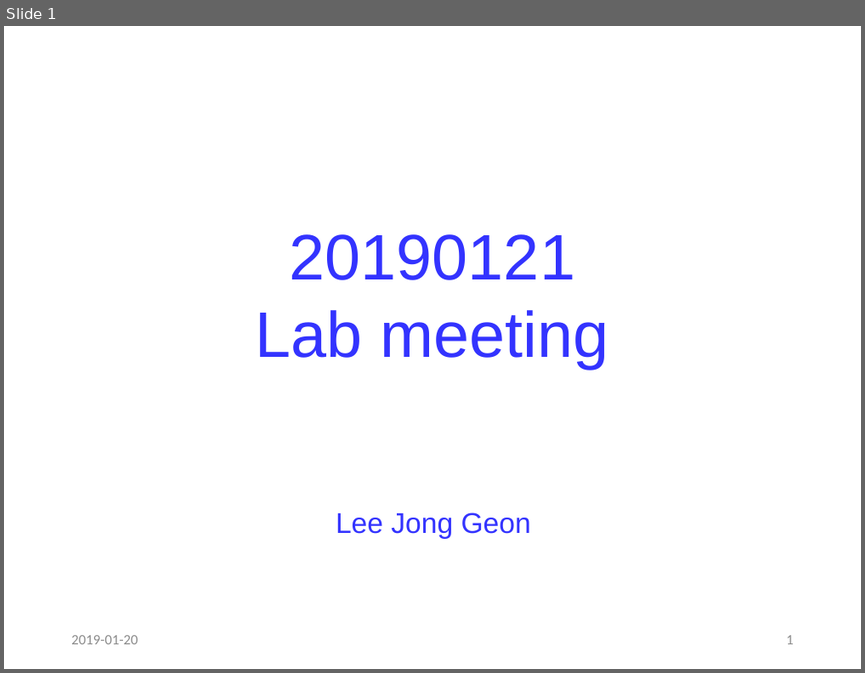
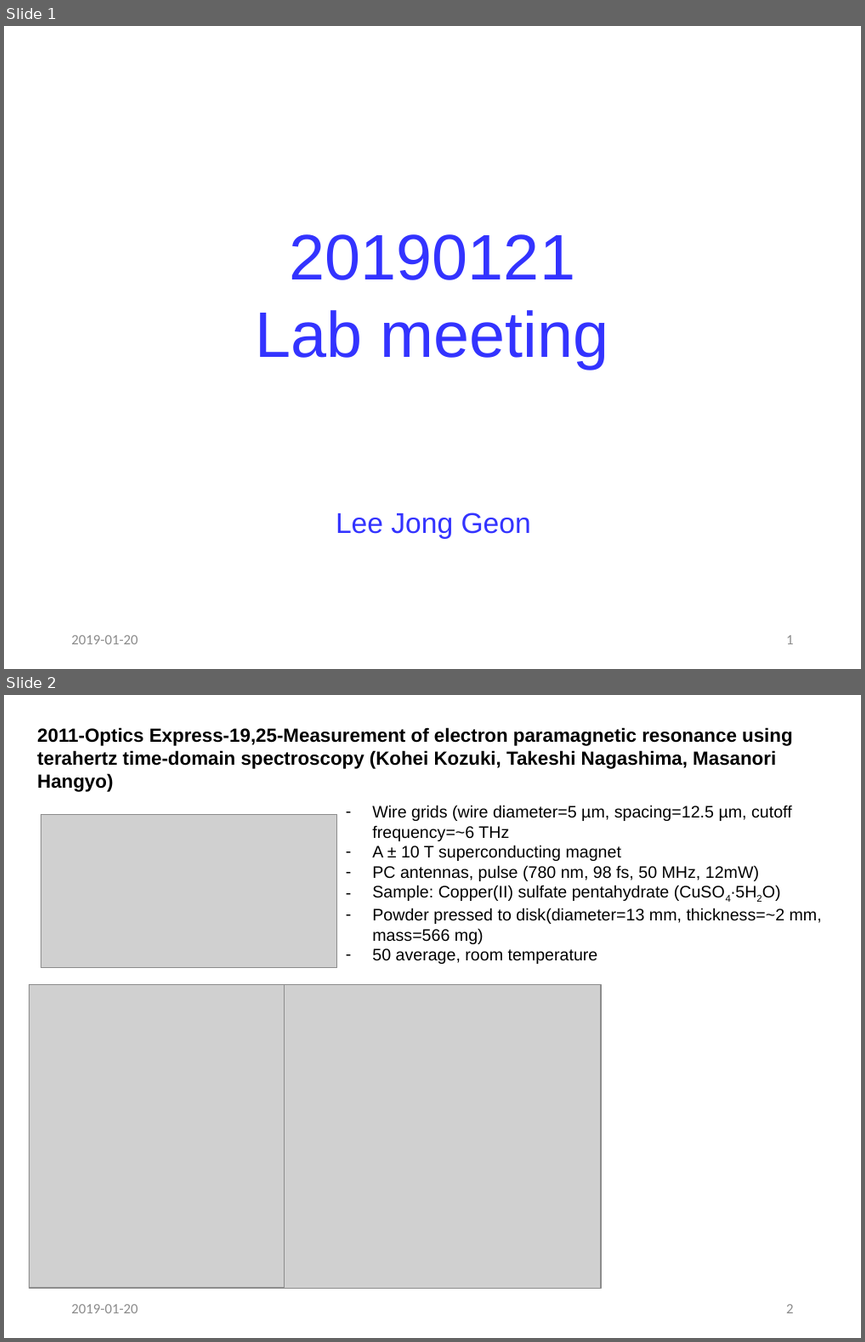
Before and after one commit to jglee96/NBTP_Lab, a slide deck: 랩미팅/201901/190121 (Jong).pptx. Shown one above the other, each under a label of ours: slide 1 before the commit, slides 1 and 2 after it. The pictures are 865x673 and 865x1342 pixels, drawn with LibreOffice and Linux fonts; fonts in the diff are those of the drawing; grey boxes stand for pictures. Boxes give left, top, right and bottom in pixels: in the first picture for what was removed or moved away, otherwise in the second. Text is boxed around its words. In the diff, an @@ line names an element or a change of style, - is before the commit and + after.

```diff
--- a/랩미팅/201901/190121 (Jong).pptx
+++ b/랩미팅/201901/190121 (Jong).pptx
@@ slide 2 added at [4,695,861,1338], background #FFFFFF @@
@@ text added at [37,727,793,792], 16 pt, text #000000, bold @@
+2011-Optics Express-19,25-Measurement of electron paramagnetic resonance using terahertz time-domain spectroscopy (Kohei Kozuki, Takeshi Nagashima, Masanori Hangyo)
@@ picture added at [41,814,337,967] @@
@@ text added at [372,805,822,964], 14 pt, text #000000 @@
+– Wire grids (wire diameter=5 µm, spacing=12.5 µm, cutoff frequency=~6 THz
+– A ± 10 T superconducting magnet
+– PC antennas, pulse (780 nm, 98 fs, 50 MHz, 12mW)
+– Sample: Copper(II) sulfate pentahydrate (CuSO4∙5H2O)
+– Powder pressed to disk(diameter=13 mm, thickness=~2 mm, mass=566 mg)
+– 50 average, room temperature
@@ picture added at [29,985,284,1288] @@
@@ picture added at [284,985,601,1288] @@
@@ text added at [71,1304,137,1313], 12 pt, text #8C8C8C @@
+2019-01-20
@@ page number added at [786,1304,793,1313], 12 pt, text #8C8C8C @@
+2
```
Also in this commit, not shown: 1 other slide added, 2 slides removed, 2 other files.
